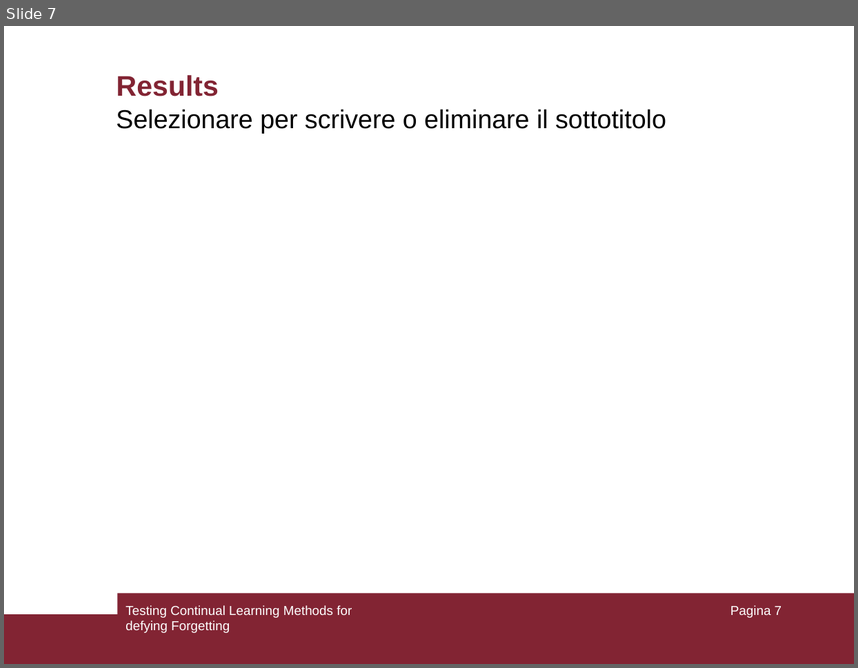
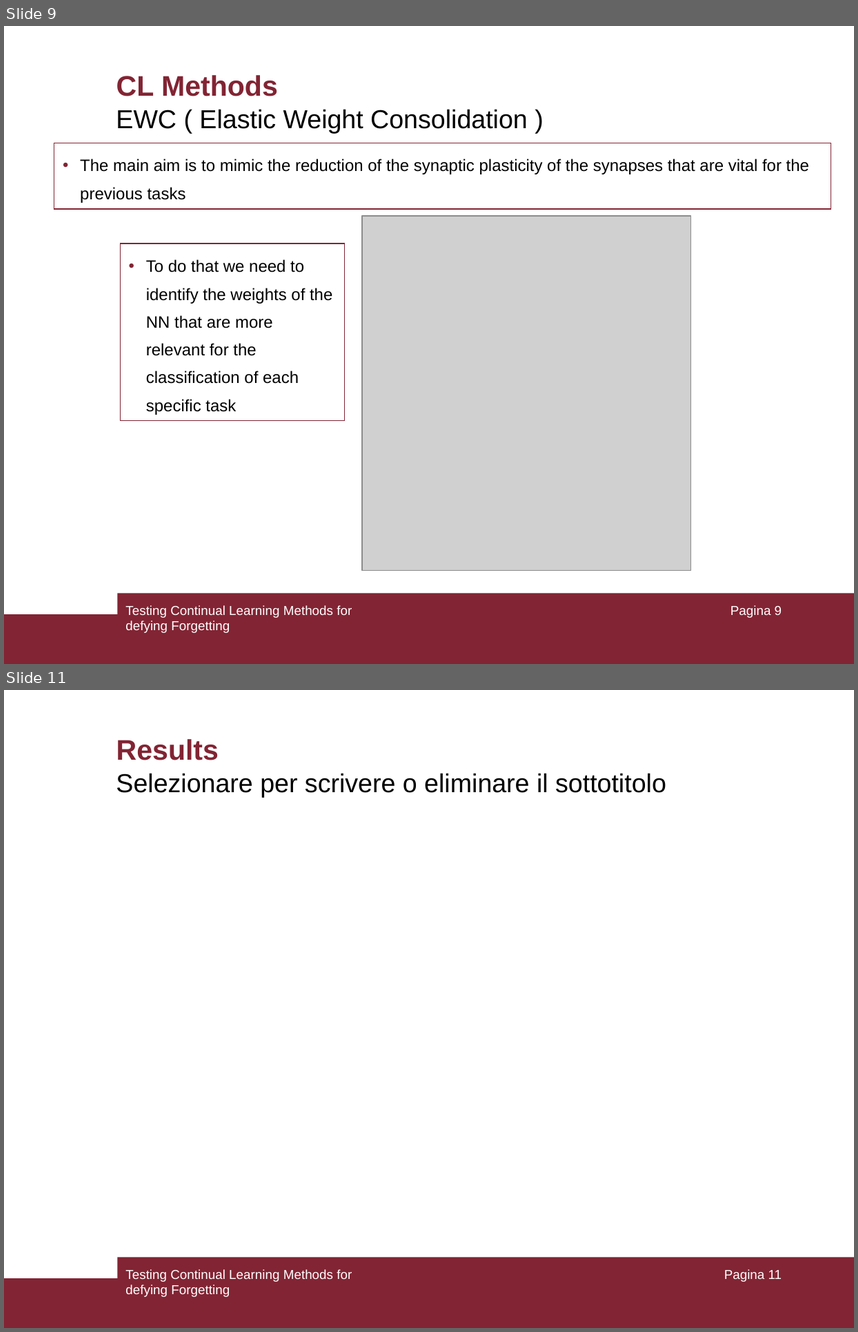
Before and after one commit to giacomotelloli/ContinualLearning, a slide deck: PresPrj.ppt. Shown one above the other, each under a label of ours: slide 7 before the commit, slides 9 and 11 after it; the slides between them are not shown. The pictures are 858x668 and 858x1332 pixels, drawn with LibreOffice and Linux fonts; fonts in the diff are those of the drawing; grey boxes stand for pictures. Boxes give left, top, right and bottom in pixels: in the first picture for what was removed or moved away, otherwise in the second. Text is boxed around its words. In the diff, an @@ line names an element or a change of style, - is before the commit and + after.

```diff
--- a/PresPrj.ppt
+++ b/PresPrj.ppt
@@ slide 9 added at (4, 26, 854, 664), background #FFFFFF; not listed: 2 template elements that a slide beside it also shows @@
@@ title added at (116, 75, 278, 96), 24 pt, text #822433, bold @@
+CL Methods
@@ text added at (116, 109, 528, 133), 22 pt, text #000000 @@
+EWC ( Elastic Weight Consolidation )
@@ text added at (54, 143, 831, 209), outline #822433 0.74 pt, 14 pt, text #000000 @@
+• The main aim is to mimic the reduction of the synaptic plasticity of the synapses that are vital for the previous tasks
@@ picture added at (362, 216, 691, 570) @@
@@ rectangle added at (121, 243, 345, 421), outline #822433 0.74 pt, 14 pt, text #000000 @@
+• To do that we need to identify the weights of the NN that are more relevant for the classification of each specific task
@@ text added at (125, 605, 352, 633), 11 pt, text #FFFFFF @@
+Testing Continual Learning Methods for defying Forgetting
@@ page number added at (731, 605, 782, 617), 11 pt, text #FFFFFF @@
+Pagina 9
@@ what was slide 7 is now slide 11 @@
@@ page number at (724, 1269, 782, 1281): text changed @@
-Pagina 7
+Pagina 11
```
Also in this commit, not shown: 3 slides changed, 4 other slides added, 2 slides removed, 17 other files.
